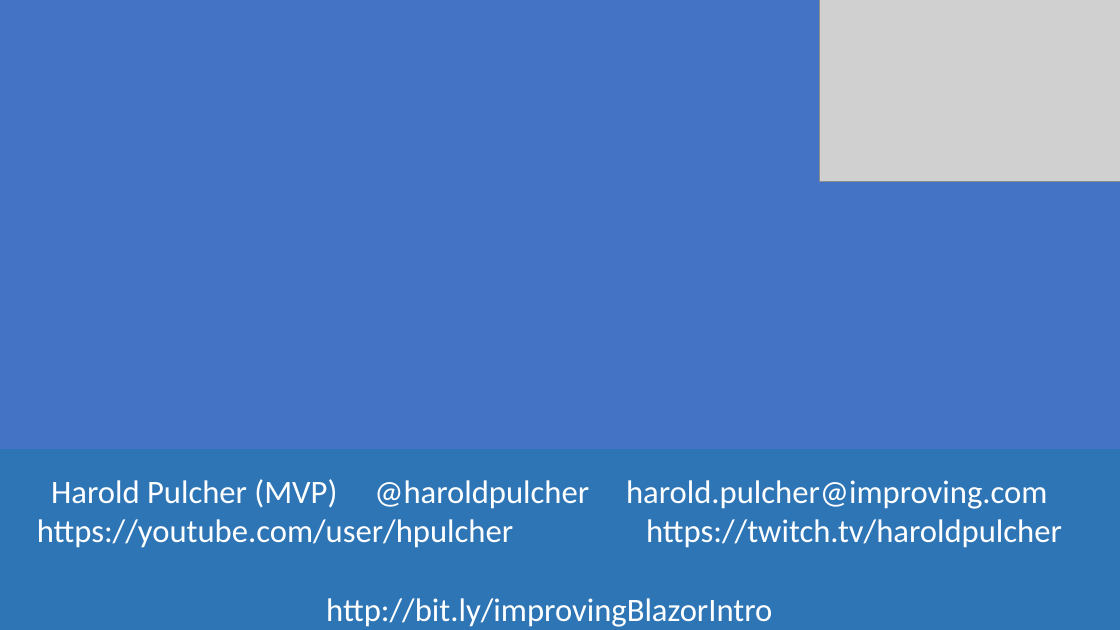
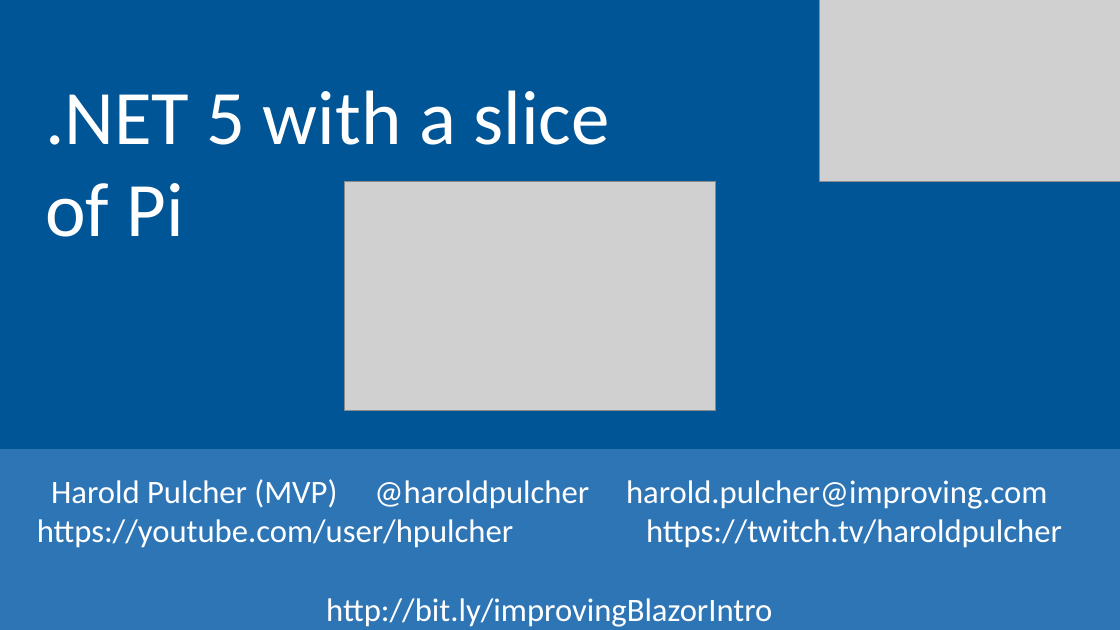
Before and after one commit to pulcher/dotnet-5-with-a-slice-of-pi, a slide deck: slide 6 of dotet-4-with-a-slice-of-pi.pptx. Drawn at 1120x630 pixels with LibreOffice and Linux fonts; fonts in the diff are those of the drawing; grey boxes stand for pictures. Boxes give left, top, right and bottom in pixels: in the first picture for what was removed or moved away, otherwise in the second. Text is boxed around its words. In the diff, an @@ line names an element or a change of style, - is before the commit and + after.

```diff
--- a/dotet-4-with-a-slice-of-pi.pptx
+++ b/dotet-4-with-a-slice-of-pi.pptx
@@ background #4472C4 to #005596 @@
@@ text added at (x1=45, y1=90, x2=609, y2=237), 66 pt, text #FFFFFF @@
+.NET 5 with a slice of Pi
@@ picture added at (x1=344, y1=181, x2=717, y2=411) @@
```
Also in this commit, not shown: 11 other slides changed, 4 slides added, 4 slides removed, 3 other files.
